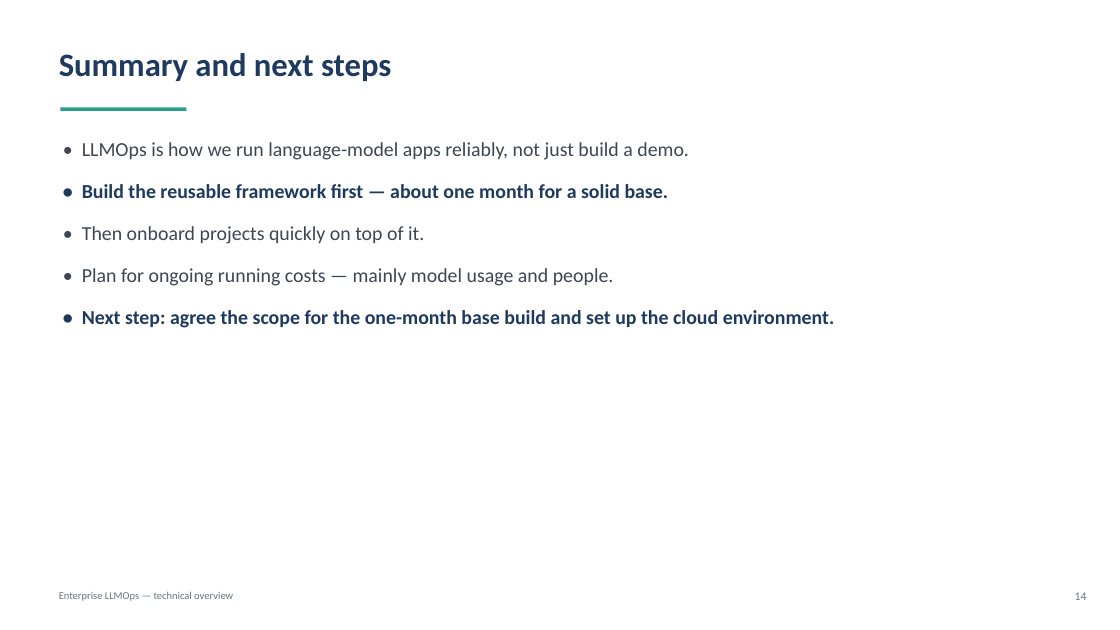
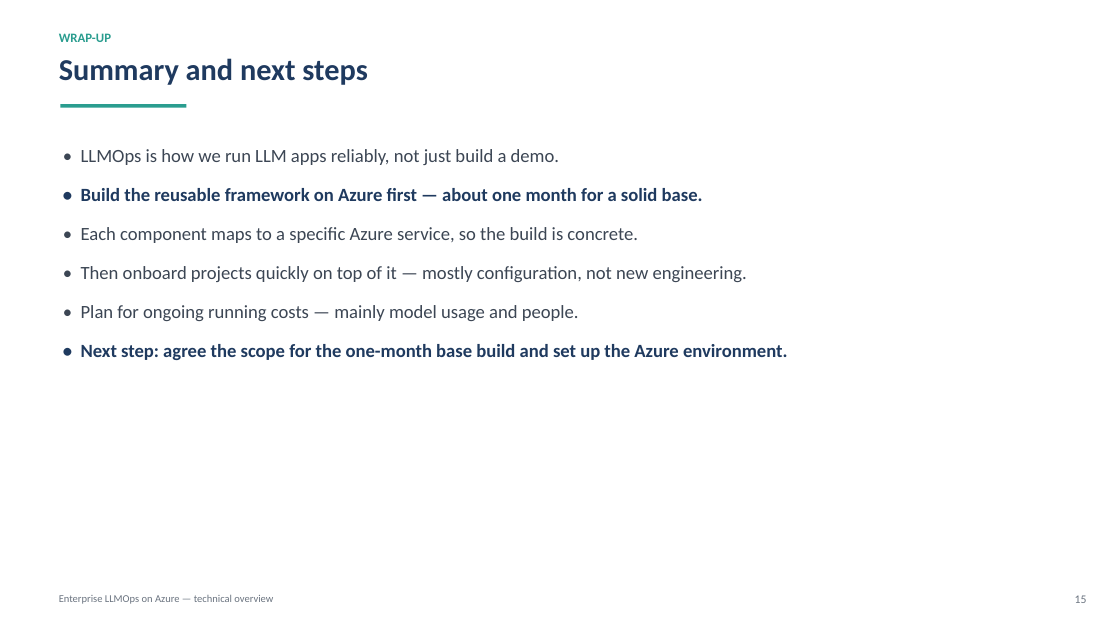
Before and after one commit to shyamanugu/LLMOps, a slide deck: slide 15 of presentation/LLMOps-Framework-Technical.pptx (slide 14 before the commit). Drawn at 1120x630 pixels with LibreOffice and Linux fonts; fonts in the diff are those of the drawing. Boxes give left, top, right and bottom in pixels: in the first picture for what was removed or moved away, otherwise in the second. Text is boxed around its words. In the diff, an @@ line names an element or a change of style, - is before the commit and + after.

```diff
--- a/presentation/LLMOps-Framework-Technical.pptx
+++ b/presentation/LLMOps-Framework-Technical.pptx
@@ text "Summary and next steps" at bbox=[59, 58, 367, 85]: size 28 to 26 pt @@
@@ text added at bbox=[59, 33, 111, 42], 11 pt, text #2A9D8F, bold @@
+WRAP-UP
@@ rectangle: place and size @@
-rectangle at bbox=[60, 108, 187, 111]
+rectangle at bbox=[60, 104, 187, 108]
@@ text "• LLMOps is how we ...": place and size @@
-text "• LLMOps is how we ..." at bbox=[82, 142, 835, 328]
+text "• LLMOps is how we ..." at bbox=[81, 149, 788, 360]
@@ text at bbox=[81, 149, 747, 282]: text changed; size 17 to 16 pt @@
-• LLMOps is how we run language-model apps reliably, not just build a demo.
-• Build the reusable framework first — about one month for a solid base.
-• Then onboard projects quickly on top of it.
+• LLMOps is how we run LLM apps reliably, not just build a demo.
+• Build the reusable framework on Azure first — about one month for a solid base.
+• Each component maps to a specific Azure service, so the build is concrete.
+• Then onboard projects quickly on top of it — mostly configuration, not new engineering.
@@ text at bbox=[81, 305, 579, 321]: size 17 to 16 pt in "• Plan for ongoing running costs — ..."; line spacing 1.08 to 1.06; less space between paragraphs @@
@@ text at bbox=[81, 344, 788, 360]: text changed; size 17 to 16 pt @@
-• Next step: agree the scope for the one-month base build and set up the cloud environment.
+• Next step: agree the scope for the one-month base build and set up the Azure environment.
@@ text at bbox=[59, 595, 273, 604]: text changed @@
-Enterprise LLMOps — technical overview
+Enterprise LLMOps on Azure — technical overview
@@ text removed at bbox=[1075, 592, 1087, 600] @@
-14
@@ text added at bbox=[1075, 595, 1087, 603], 10 pt, text #6B7480 @@
+15
```
Also in this commit, not shown: 6 other slides changed, 9 slides added, 8 slides removed, 1 other file.
